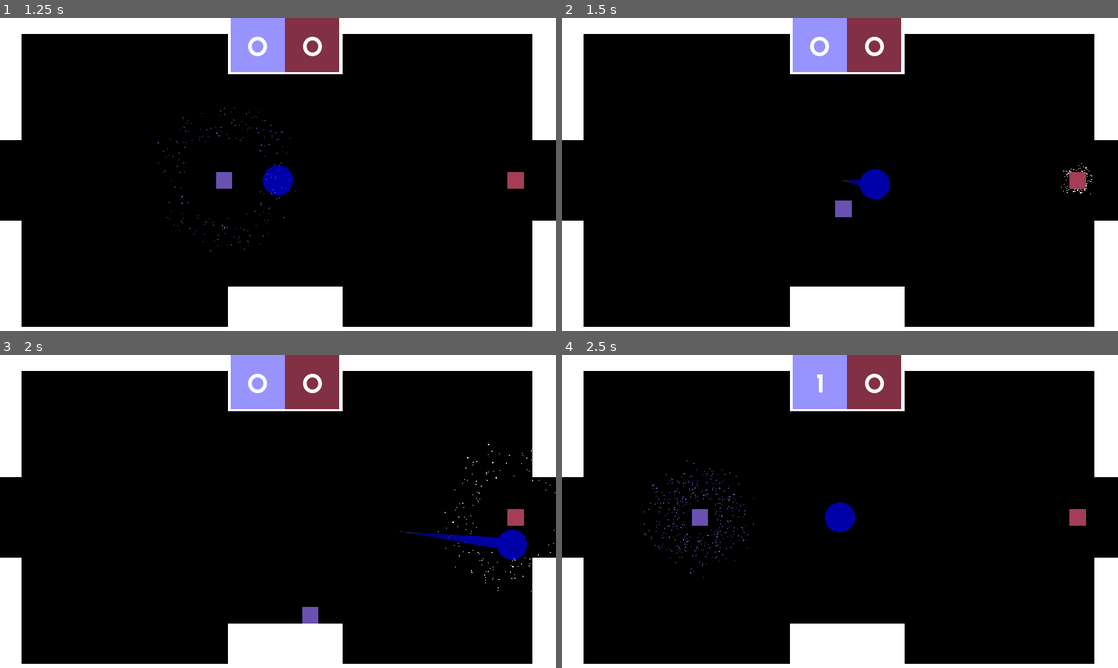
Above: before the commit, frames 1-4 (two rows, left to right).
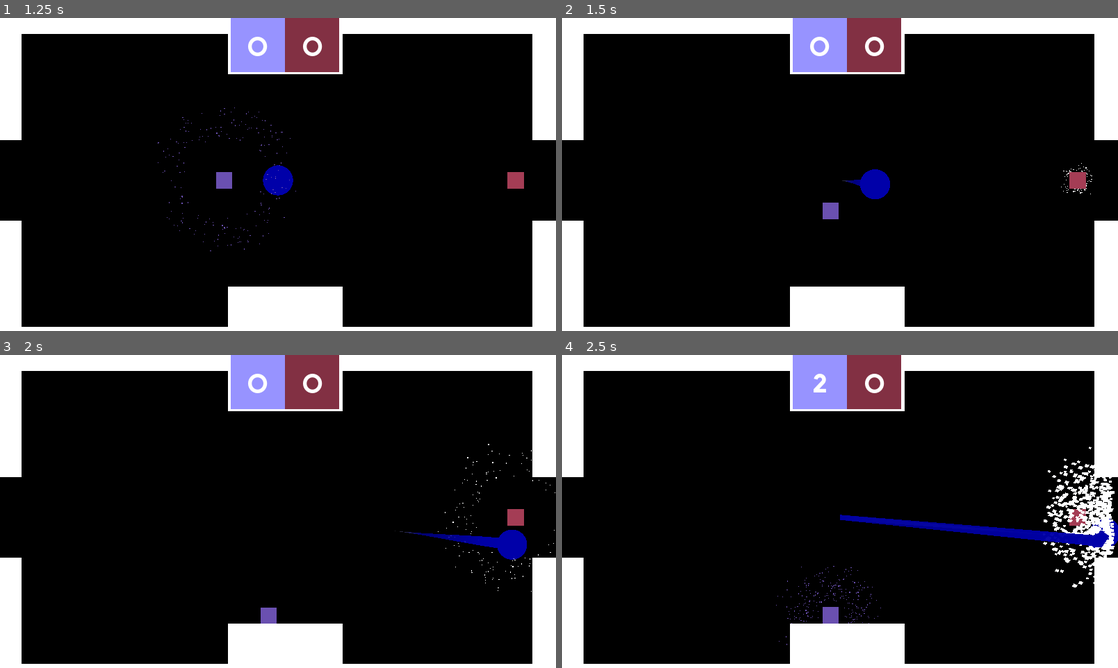
Above: after the commit, the same moments.

Repository: FavourAdekola/ProjectPONG
Game: Godot game, scene res://Scenes/World.tscn
The game is run twice, just before and just after one commit, with the same random seed, the same clock (stepped at 60 frames per second) and the same inputs. Sound files missing from this copy of the repository are replaced by a short silence.
Inputs:
- Up to frame 1 (1.25 s): tap Enter at 0.5 s; hold Right (ui_right) from 0.53 s (still down); tap Space (swing) at 0.6 s
- Up to frame 2 (1.5 s): release Right (ui_right) at 1.28 s; hold Down (ui_down) from 1.28 s (still down); tap F (swing2) at 1.35 s
- Up to frame 3 (2 s): keep holding Down (ui_down)
- Up to frame 4 (2.5 s): release Down (ui_down) at 2.03 s; hold Right (ui_right) from 2.03 s (still down); tap Space (swing) at 2.1 s

Frame 1 is identical in both runs. In frame 2, 0.3% of the frame differs, in the area x 46-53%, y 58-65%; in frame 3, 0.3%; in frame 4, 3.9%, in the area x 14-100%, y 5-93%.

Commit message:
Music Win and Extras

Diff:
--- a/Scenes/Menu.tscn
+++ b/Scenes/Menu.tscn
@@ -1,7 +1,8 @@
-[gd_scene load_steps=4 format=2]
+[gd_scene load_steps=5 format=2]
 
 [ext_resource path="res://Assets/fonts/bigs.tres" type="DynamicFont" id=1]
 [ext_resource path="res://Assets/fonts/smalls.tres" type="Theme" id=2]
+[ext_resource path="res://Scripts/Menu.gd" type="Script" id=3]
 
 [sub_resource type="Theme" id=1]
 default_font = ExtResource( 1 )
@@ -9,6 +10,7 @@
 [node name="Control" type="Control"]
 anchor_right = 1.0
 anchor_bottom = 1.0
+script = ExtResource( 3 )
 
 [node name="ColorRect" type="ColorRect" parent="."]
 anchor_right = 1.0
@@ -41,7 +43,7 @@
 size_flags_horizontal = 3
 size_flags_vertical = 3
 theme = ExtResource( 2 )
-text = "Extras "
+text = "About Game"
 
 [node name="quit_game" type="Button" parent="Container"]
 margin_top = 86.0
@@ -59,3 +61,7 @@
 text = "Project Table Tennis"
 align = 1
 valign = 1
+
+[connection signal="pressed" from="Container/start_game" to="." method="_on_start_game_pressed"]
+[connection signal="pressed" from="Container/Extra" to="." method="_on_Extra_pressed"]
+[connection signal="pressed" from="Container/quit_game" to="." method="_on_quit_game_pressed"]
--- a/Scenes/Player.tscn
+++ b/Scenes/Player.tscn
@@ -1,8 +1,10 @@
-[gd_scene load_steps=7 format=2]
+[gd_scene load_steps=9 format=2]
 
 [ext_resource path="res://Assets/box.png" type="Texture" id=1]
 [ext_resource path="res://Scripts/Player.gd" type="Script" id=2]
 [ext_resource path="res://Scenes/curveShot.tscn" type="PackedScene" id=3]
+[ext_resource path="res://Assets/hit.wav" type="AudioStream" id=4]
+[ext_resource path="res://Assets/curve.wav" type="AudioStream" id=5]
 
 [sub_resource type="RectangleShape2D" id=1]
 
@@ -54,6 +56,12 @@
 scale = Vector2( 0.04, 0.04 )
 texture = ExtResource( 1 )
 
+[node name="hit" type="AudioStreamPlayer" parent="."]
+stream = ExtResource( 4 )
+
+[node name="curve" type="AudioStreamPlayer" parent="."]
+stream = ExtResource( 5 )
+
 [connection signal="body_entered" from="Area2D" to="." method="_on_Area2D_body_entered"]
 
 [editable path="curveShot"]
--- a/Scenes/Player2.tscn
+++ b/Scenes/Player2.tscn
@@ -1,8 +1,10 @@
-[gd_scene load_steps=7 format=2]
+[gd_scene load_steps=9 format=2]
 
 [ext_resource path="res://Assets/box.png" type="Texture" id=1]
 [ext_resource path="res://Scripts/Player2.gd" type="Script" id=2]
 [ext_resource path="res://Scenes/curveShot.tscn" type="PackedScene" id=3]
+[ext_resource path="res://Assets/curve.wav" type="AudioStream" id=4]
+[ext_resource path="res://Assets/hit.wav" type="AudioStream" id=5]
 
 [sub_resource type="RectangleShape2D" id=1]
 
@@ -54,6 +56,12 @@
 scale = Vector2( 0.04, 0.04 )
 texture = ExtResource( 1 )
 
+[node name="hit" type="AudioStreamPlayer" parent="."]
+stream = ExtResource( 5 )
+
+[node name="curve" type="AudioStreamPlayer" parent="."]
+stream = ExtResource( 4 )
+
 [connection signal="body_entered" from="Area2D" to="." method="_on_Area2D_body_entered"]
 
 [editable path="curveShot"]
--- a/Scenes/World.tscn
+++ b/Scenes/World.tscn
@@ -8,6 +8,9 @@
 [ext_resource path="res://Scripts/ScoreBoard.gd" type="Script" id=6]
 [ext_resource path="res://Assets/fonts/bigs.tres" type="DynamicFont" id=7]
 [ext_resource path="res://Assets/fonts/smalls.tres" type="Theme" id=8]
+[ext_resource path="res://Scenes/goal.tscn" type="PackedScene" id=9]
+[ext_resource path="res://Scenes/camera.tscn" type="PackedScene" id=10]
+[ext_resource path="res://Assets/goal.wav" type="AudioStream" id=11]
 
 [sub_resource type="RectangleShape2D" id=1]
 extents = Vector2( 3.76923, 86 )
@@ -90,6 +93,10 @@
 position = Vector2( 5.53846, 312 )
 shape = SubResource( 1 )
 
+[node name="goal" parent="Walls/LWall/P1Score" instance=ExtResource( 9 )]
+position = Vector2( 9.30107, 306.884 )
+scale = Vector2( 0.3, 3 )
+
 [node name="walls" parent="Walls/LWall" instance=ExtResource( 4 )]
 position = Vector2( 10, 113 )
 scale = Vector2( 1, 11.28 )
@@ -128,6 +135,10 @@
 collision_layer = 4
 collision_mask = 4
 
+[node name="goal" parent="Walls/RWall/P2Score" instance=ExtResource( 9 )]
+position = Vector2( 2.46942, 303.928 )
+scale = Vector2( -0.3, 3 )
+
 [node name="walls" parent="Walls/RWall" instance=ExtResource( 4 )]
 position = Vector2( 10, 113 )
 scale = Vector2( 1, 11.28 )
@@ -166,6 +177,16 @@
 collision_layer = 5
 collision_mask = 5
 
+[node name="walls3" parent="Walls" instance=ExtResource( 4 )]
+visible = false
+position = Vector2( 520, 300 )
+scale = Vector2( 1, 40 )
+collision_layer = 4
+collision_mask = 4
+
+[node name="goal" type="AudioStreamPlayer" parent="Walls"]
+stream = ExtResource( 11 )
+
 [node name="ball" parent="." instance=ExtResource( 1 )]
 position = Vector2( 512, 300 )
 collision_mask = 3
@@ -185,5 +206,8 @@
 collision_layer = 6
 collision_mask = 5
 
+[node name="camera" parent="." instance=ExtResource( 10 )]
+current = true
+
 [connection signal="body_entered" from="Walls/LWall/P1Score" to="Walls" method="_on_P1Score_body_entered"]
 [connection signal="body_entered" from="Walls/RWall/P2Score" to="Walls" method="_on_P2Score_body_entered"]
--- a/Scenes/ball.tscn
+++ b/Scenes/ball.tscn
@@ -47,3 +47,7 @@
 script = ExtResource( 3 )
 targetPath = NodePath("../..")
 trailLength = 20
+
+[node name="Timer" type="Timer" parent="."]
+
+[connection signal="timeout" from="Timer" to="." method="_on_Timer_timeout"]
--- /dev/null
+++ b/Scenes/camera.tscn
@@ -0,0 +1,20 @@
+[gd_scene load_steps=3 format=2]
+
+[ext_resource path="res://Scripts/ScreenShake.gd" type="Script" id=1]
+[ext_resource path="res://Scripts/camera.gd" type="Script" id=2]
+
+[node name="camera" type="Camera2D"]
+anchor_mode = 0
+script = ExtResource( 2 )
+
+[node name="ScreenShake" type="Node" parent="."]
+script = ExtResource( 1 )
+
+[node name="Tween" type="Tween" parent="ScreenShake"]
+
+[node name="Frequency" type="Timer" parent="ScreenShake/Tween"]
+
+[node name="Duration" type="Timer" parent="ScreenShake/Tween"]
+
+[connection signal="timeout" from="ScreenShake/Tween/Frequency" to="ScreenShake" method="_on_Frequency_timeout"]
+[connection signal="timeout" from="ScreenShake/Tween/Duration" to="ScreenShake" method="_on_Duration_timeout"]
--- /dev/null
+++ b/Scenes/gameControl.tscn
@@ -0,0 +1,16 @@
+[gd_scene load_steps=3 format=2]
+
+[ext_resource path="res://Scripts/gameControl.gd" type="Script" id=1]
+[ext_resource path="res://Assets/2022-03-26 14-33-48.wav" type="AudioStream" id=2]
+
+[node name="Node" type="Node"]
+script = ExtResource( 1 )
+
+[node name="Timer" type="Timer" parent="."]
+
+[node name="music" type="AudioStreamPlayer" parent="."]
+stream = ExtResource( 2 )
+volume_db = 5.0
+
+[connection signal="timeout" from="Timer" to="." method="_on_Timer_timeout"]
+[connection signal="finished" from="music" to="." method="_on_music_finished"]
--- /dev/null
+++ b/Scenes/gameSelect.tscn
@@ -0,0 +1,105 @@
+[gd_scene load_steps=7 format=2]
+
+[ext_resource path="res://Assets/skull.png" type="Texture" id=1]
+[ext_resource path="res://Assets/7.png" type="Texture" id=2]
+[ext_resource path="res://Assets/5.png" type="Texture" id=3]
+[ext_resource path="res://Assets/fonts/bigs.tres" type="DynamicFont" id=4]
+[ext_resource path="res://Assets/fonts/smalls.tres" type="Theme" id=5]
+[ext_resource path="res://Scripts/gameSelect.gd" type="Script" id=6]
+
+[node name="Control" type="Control"]
+anchor_right = 1.0
+anchor_bottom = 1.0
+script = ExtResource( 6 )
+
+[node name="ColorRect" type="ColorRect" parent="."]
+anchor_right = 1.0
+anchor_bottom = 1.0
+color = Color( 0, 0, 0, 1 )
+
+[node name="VBoxContainer" type="VBoxContainer" parent="."]
+anchor_left = 0.5
+anchor_top = 0.5
+anchor_right = 0.5
+anchor_bottom = 0.5
+margin_left = -470.0
+margin_top = -525.0
+margin_right = 470.0
+margin_bottom = 600.0
+rect_scale = Vector2( 0.3, 0.3 )
+rect_pivot_offset = Vector2( 470, 600 )
+custom_constants/separation = 200
+alignment = 1
+
+[node name="HBoxContainer" type="HBoxContainer" parent="VBoxContainer"]
+margin_top = 4.0
+margin_right = 1040.0
+margin_bottom = 462.0
+custom_constants/separation = 300
+alignment = 1
+
+[node name="five" type="Button" parent="VBoxContainer/HBoxContainer"]
+margin_right = 370.0
+margin_bottom = 458.0
+icon = ExtResource( 3 )
+
+[node name="seven" type="Button" parent="VBoxContainer/HBoxContainer"]
+margin_left = 670.0
+margin_right = 1040.0
+margin_bottom = 458.0
+icon = ExtResource( 2 )
+
+[node name="HBoxContainer2" type="HBoxContainer" parent="VBoxContainer"]
+margin_top = 662.0
+margin_right = 1040.0
+margin_bottom = 1120.0
+alignment = 1
+
+[node name="Quit" type="Button" parent="VBoxContainer/HBoxContainer2"]
+margin_left = 335.0
+margin_right = 705.0
+margin_bottom = 458.0
+rect_pivot_offset = Vector2( 200, 250 )
+icon = ExtResource( 1 )
+
+[node name="Title" type="Label" parent="."]
+anchor_left = 0.5
+anchor_right = 0.5
+margin_left = -250.0
+margin_top = 50.0
+margin_right = 250.0
+margin_bottom = 70.0
+rect_pivot_offset = Vector2( 250, 35 )
+theme = ExtResource( 5 )
+custom_fonts/font = ExtResource( 4 )
+text = "Choose GameMode"
+align = 1
+valign = 3
+
+[node name="firstToFive" type="Label" parent="."]
+margin_left = 343.0
+margin_top = 159.0
+margin_right = 506.0
+margin_bottom = 192.0
+theme = ExtResource( 5 )
+text = "First To Five"
+
+[node name="firstToSeven" type="Label" parent="."]
+margin_left = 538.0
+margin_top = 161.0
+margin_right = 726.0
+margin_bottom = 194.0
+theme = ExtResource( 5 )
+text = "First To Seven"
+
+[node name="Label" type="Label" parent="."]
+margin_left = 428.0
+margin_top = 359.0
+margin_right = 625.0
+margin_bottom = 392.0
+theme = ExtResource( 5 )
+text = "Test Your Will"
+
+[connection signal="pressed" from="VBoxContainer/HBoxContainer/five" to="." method="_on_five_pressed"]
+[connection signal="pressed" from="VBoxContainer/HBoxContainer/seven" to="." method="_on_seven_pressed"]
+[connection signal="pressed" from="VBoxContainer/HBoxContainer2/Quit" to="." method="_on_Quit_pressed"]
--- /dev/null
+++ b/Scenes/goal.tscn
@@ -0,0 +1,24 @@
+[gd_scene load_steps=2 format=2]
+
+[sub_resource type="ParticlesMaterial" id=1]
+lifetime_randomness = 1.0
+emission_shape = 2
+emission_box_extents = Vector3( 1, 20, 1 )
+flag_disable_z = true
+spread = 85.59
+gravity = Vector3( 0, 0, 0 )
+initial_velocity = 80.0
+angular_velocity = 80.0
+orbit_velocity = 0.0
+orbit_velocity_random = 0.0
+scale = 2.0
+scale_random = 1.0
+
+[node name="goal" type="Node2D"]
+
+[node name="Particles2D" type="Particles2D" parent="."]
+emitting = false
+amount = 800
+one_shot = true
+explosiveness = 0.63
+process_material = SubResource( 1 )
--- /dev/null
+++ b/Scenes/winScreen.tscn
@@ -0,0 +1,59 @@
+[gd_scene load_steps=5 format=2]
+
+[ext_resource path="res://Assets/fonts/MomcakeBold-WyonA.otf" type="DynamicFontData" id=1]
+[ext_resource path="res://Assets/fonts/smalls.tres" type="Theme" id=2]
+[ext_resource path="res://Scripts/winScreen.gd" type="Script" id=3]
+
+[sub_resource type="DynamicFont" id=1]
+size = 128
+font_data = ExtResource( 1 )
+
+[node name="Control" type="Control"]
+anchor_right = 1.0
+anchor_bottom = 1.0
+script = ExtResource( 3 )
+
+[node name="ColorRect" type="ColorRect" parent="."]
+anchor_right = 1.0
+anchor_bottom = 1.0
+color = Color( 0, 0, 0, 1 )
+
+[node name="Label" type="Label" parent="ColorRect"]
+margin_left = 177.0
+margin_top = 58.0
+margin_right = 868.0
+margin_bottom = 187.0
+theme = ExtResource( 2 )
+custom_fonts/font = SubResource( 1 )
+text = "PLAYER 1 WON"
+align = 1
+valign = 1
+
+[node name="VBoxContainer" type="VBoxContainer" parent="."]
+anchor_left = 0.5
+anchor_top = 0.5
+anchor_right = 0.5
+anchor_bottom = 0.5
+margin_left = -100.0
+margin_right = 100.0
+margin_bottom = 75.0
+rect_scale = Vector2( 1.5, 1.5 )
+rect_pivot_offset = Vector2( 100, 75 )
+custom_constants/separation = 50
+alignment = 1
+
+[node name="restart" type="Button" parent="VBoxContainer"]
+margin_right = 200.0
+margin_bottom = 39.0
+theme = ExtResource( 2 )
+text = "RESTART GAME"
+
+[node name="quit" type="Button" parent="VBoxContainer"]
+margin_top = 89.0
+margin_right = 200.0
+margin_bottom = 128.0
+theme = ExtResource( 2 )
+text = "QUIT TO MENU"
+
+[connection signal="pressed" from="VBoxContainer/restart" to="." method="_on_restart_pressed"]
+[connection signal="pressed" from="VBoxContainer/quit" to="." method="_on_quit_pressed"]
--- a/Scripts/Goals.gd
+++ b/Scripts/Goals.gd
@@ -2,10 +2,13 @@
 
 onready var p1Goal = $LWall/P1Score
 onready var p2Goal = $RWall/P2Score
+onready var camera = get_parent().get_node("camera")
 
 func _on_P1Score_body_entered(body):
 	if body.name == "ball":
-		print("ballin")
+		$goal.play()
+		camera.small_shake()
+		$LWall/P1Score/goal/Particles2D.set_emitting(true)
 		GameControl.p2_score += 1
 		body.reset_pos("p2")
 		body.global_position = Vector2(512,300)
@@ -13,7 +16,9 @@
 
 func _on_P2Score_body_entered(body):
 	if body.name == "ball":
-		print("ballin")
+		camera.small_shake()
+		$goal.play()
+		$RWall/P2Score/goal/Particles2D.set_emitting(true)
 		GameControl.p1_score += 1
 		body.reset_pos("p1")
 		body.global_position = Vector2(512,300)
--- /dev/null
+++ b/Scripts/Menu.gd
@@ -0,0 +1,14 @@
+extends Control
+
+
+
+func _on_start_game_pressed():
+	get_tree().change_scene("res://Scenes/gameSelect.tscn")
+
+
+func _on_Extra_pressed():
+	get_tree().change_scene()
+
+
+func _on_quit_game_pressed():
+	get_tree().quit()
--- a/Scripts/Player.gd
+++ b/Scripts/Player.gd
@@ -44,8 +44,10 @@
 
 func _on_Area2D_body_entered(body):
 	if body.name == "ball" and !canCurve:
+		$curve.play()
 		if mov_direction.y > 0:
 			body.add_force(Vector2(0,body.global_position.y - global_position.y * 10),Vector2(0,body.global_position.y - global_position.y * 10))
 		if mov_direction.y <= 0:
 			body.add_force(Vector2(0,body.global_position.y - global_position.y * 10),Vector2(0,body.global_position.y - global_position.y * -10))
-		print("HIT")
+	elif body.name == "ball":
+		$hit.play()
--- a/Scripts/Player2.gd
+++ b/Scripts/Player2.gd
@@ -44,8 +44,10 @@
 
 func _on_Area2D_body_entered(body):
 	if body.name == "ball" and !canCurve:
+		$curve.play()
 		if mov_direction.y > 0:
 			body.add_force(Vector2(0,body.global_position.y - global_position.y * 10),Vector2(0,body.global_position.y - global_position.y * 10))
 		if mov_direction.y <= 0:
 			body.add_force(Vector2(0,body.global_position.y - global_position.y * 10),Vector2(0,body.global_position.y - global_position.y * -10))
-		print("HIT")
+	elif body.name == "ball":
+		$hit.play()
--- a/Scripts/ScoreBoard.gd
+++ b/Scripts/ScoreBoard.gd
@@ -4,5 +4,9 @@
 onready var blue = $ColorRect/Label
 
 func _process(_delta):
-	red.text = str(GameControl.p2_score)
-	blue.text = str(GameControl.p1_score)
+	if GameControl.bestOf != 9999:
+		red.text = str(GameControl.p2_score)
+		blue.text = str(GameControl.p1_score)
+	else:
+		red.text = "-"
+		blue.text = "-"
--- /dev/null
+++ b/Scripts/ScreenShake.gd
@@ -0,0 +1,44 @@
+extends Node
+
+const TRANS = Tween.TRANS_SINE
+const EASE = Tween.EASE_IN_OUT
+
+var amplitude = 0
+var priority = 0
+
+
+onready var camera = get_parent()
+
+func start(duration = 0.2, frequency = 15, amplitude = 16, priority = 0):
+	if (priority >= self.priority):
+		self.priority = priority
+		self.amplitude = amplitude
+
+		$Tween/Duration.wait_time = duration
+		$Tween/Frequency.wait_time = 1 / float(frequency)
+		$Tween/Duration.start()
+		$Tween/Frequency.start()
+
+		_new_shake()
+
+func _new_shake():
+	var rand = Vector2()
+	rand.x = rand_range(-amplitude, amplitude)
+	rand.y = rand_range(-amplitude, amplitude)
+
+	$Tween.interpolate_property(camera, "offset", camera.offset, rand, $Tween/Frequency.wait_time, TRANS, EASE)
+	$Tween.start()
+
+func _reset():
+	$Tween.interpolate_property(camera, "offset", camera.offset, Vector2(), $Tween/Frequency.wait_time, TRANS, EASE)
+	$Tween.start()
+
+	priority = 0
+
+func _on_Frequency_timeout():
+	_new_shake()
+
+
+func _on_Duration_timeout():
+	_reset()
+	$Tween/Frequency.stop()
--- a/Scripts/ball.gd
+++ b/Scripts/ball.gd
@@ -20,7 +20,7 @@
 		set_applied_force(Vector2(0,0))
 
 func reset_pos(player):
-	get_tree().change_scene("res://Scenes/World.tscn")
+	$Timer.start(1)
 	match player:
 		"p1":
 			set_applied_force(Vector2(-10,0))
@@ -31,3 +31,7 @@
 			set_applied_force(Vector2(10,0))
 			moving = false
 			pass
+
+
+func _on_Timer_timeout():
+	get_tree().change_scene("res://Scenes/World.tscn")
--- /dev/null
+++ b/Scripts/camera.gd
@@ -0,0 +1,4 @@
+extends Camera2D
+
+func small_shake():
+	$ScreenShake.start(0.2,15,8,0)
--- a/Scripts/gameControl.gd
+++ b/Scripts/gameControl.gd
@@ -1,8 +1,14 @@
 extends Node
+
+onready var timer = $Timer
 
 var p1_score = 0
 var bestOf = 3
 var p2_score = 0
+var winner
+
+func _ready():
+	$music.play(1.7)
 
 func restart_game():
 	p1_score = 0
@@ -11,16 +17,24 @@
 
 
 func _physics_process(_delta):
-	if p1_score >= bestOf:
-		game_won("p1")
-		restart_game()
-	if p2_score >= bestOf:
-		game_won("p2")
-		restart_game()
+	if bestOf != 9999:
+		if p1_score >= bestOf:
+			game_won("p1")
+			restart_game()
+		if p2_score >= bestOf:
+			game_won("p2")
+			restart_game()
 
 func game_won(player):
-	match player:
-		"p1":
-			pass
-		"p2":
-			pass
+	timer.start(0.4)
+	winner = player
+
+
+
+func _on_Timer_timeout():
+	get_tree().change_scene("res://Scenes/winScreen.tscn")
+	timer.stop()
+
+
+func _on_music_finished():
+	$music.play(1.7)
--- /dev/null
+++ b/Scripts/gameSelect.gd
@@ -0,0 +1,16 @@
+extends Control
+
+
+func _on_five_pressed():
+	GameControl.bestOf = 5
+	get_tree().change_scene("res://Scenes/World.tscn")
+
+
+func _on_seven_pressed():
+	GameControl.bestOf = 7
+	get_tree().change_scene("res://Scenes/World.tscn")
+
+
+func _on_Quit_pressed():
+	GameControl.bestOf = 9999
+	get_tree().change_scene("res://Scenes/World.tscn")
--- /dev/null
+++ b/Scripts/winScreen.gd
@@ -0,0 +1,19 @@
+extends Control
+
+onready var label = $ColorRect/Label
+
+func _ready():
+	match GameControl.winner:
+		"p1":
+			label.text = "Player 1 Won"
+			pass
+		"p2":
+			label.text = "Player 2 Won"
+			pass
+
+func _on_restart_pressed():
+	get_tree().change_scene("res://Scenes/World.tscn")
+
+
+func _on_quit_pressed():
+	get_tree().change_scene("res://Scenes/Menu.tscn")
--- a/project.godot
+++ b/project.godot
@@ -16,7 +16,7 @@
 
 [autoload]
 
-GameControl="*res://Scripts/gameControl.gd"
+GameControl="*res://Scenes/gameControl.tscn"
 
 [display]
 
@@ -25,34 +25,70 @@
 
 [input]
 
+ui_left={
+"deadzone": 0.5,
+"events": [ Object(InputEventKey,"resource_local_to_scene":false,"resource_name":"","device":0,"alt":false,"shift":false,"control":false,"meta":false,"command":false,"pressed":false,"scancode":16777231,"physical_scancode":0,"unicode":0,"echo":false,"script":null)
+, Object(InputEventJoypadButton,"resource_local_to_scene":false,"resource_name":"","device":0,"button_index":14,"pressure":0.0,"pressed":false,"script":null)
+, Object(InputEventJoypadMotion,"resource_local_to_scene":false,"resource_name":"","device":0,"axis":0,"axis_value":-1.0,"script":null)
+ ]
+}
+ui_right={
+"deadzone": 0.5,
+"events": [ Object(InputEventKey,"resource_local_to_scene":false,"resource_name":"","device":0,"alt":false,"shift":false,"control":false,"meta":false,"command":false,"pressed":false,"scancode":16777233,"physical_scancode":0,"unicode":0,"echo":false,"script":null)
+, Object(InputEventJoypadButton,"resource_local_to_scene":false,"resource_name":"","device":0,"button_index":15,"pressure":0.0,"pressed":false,"script":null)
+, Object(InputEventJoypadMotion,"resource_local_to_scene":false,"resource_name":"","device":0,"axis":0,"axis_value":1.0,"script":null)
+ ]
+}
+ui_up={
+"deadzone": 0.5,
+"events": [ Object(InputEventKey,"resource_local_to_scene":false,"resource_name":"","device":0,"alt":false,"shift":false,"control":false,"meta":false,"command":false,"pressed":false,"scancode":16777232,"physical_scancode":0,"unicode":0,"echo":false,"script":null)
+, Object(InputEventJoypadButton,"resource_local_to_scene":false,"resource_name":"","device":0,"button_index":12,"pressure":0.0,"pressed":false,"script":null)
+, Object(InputEventJoypadMotion,"resource_local_to_scene":false,"resource_name":"","device":0,"axis":1,"axis_value":-1.0,"script":null)
+ ]
+}
+ui_down={
+"deadzone": 0.5,
+"events": [ Object(InputEventKey,"resource_local_to_scene":false,"resource_name":"","device":0,"alt":false,"shift":false,"control":false,"meta":false,"command":false,"pressed":false,"scancode":16777234,"physical_scancode":0,"unicode":0,"echo":false,"script":null)
+, Object(InputEventJoypadButton,"resource_local_to_scene":false,"resource_name":"","device":0,"button_index":13,"pressure":0.0,"pressed":false,"script":null)
+, Object(InputEventJoypadMotion,"resource_local_to_scene":false,"resource_name":"","device":0,"axis":1,"axis_value":1.0,"script":null)
+ ]
+}
 swing={
 "deadzone": 0.5,
 "events": [ Object(InputEventKey,"resource_local_to_scene":false,"resource_name":"","device":0,"alt":false,"shift":false,"control":false,"meta":false,"command":false,"pressed":false,"scancode":32,"physical_scancode":0,"unicode":0,"echo":false,"script":null)
+, Object(InputEventJoypadButton,"resource_local_to_scene":false,"resource_name":"","device":0,"button_index":7,"pressure":0.0,"pressed":false,"script":null)
+, Object(InputEventJoypadButton,"resource_local_to_scene":false,"resource_name":"","device":0,"button_index":6,"pressure":0.0,"pressed":false,"script":null)
  ]
 }
 move_up={
 "deadzone": 0.5,
 "events": [ Object(InputEventKey,"resource_local_to_scene":false,"resource_name":"","device":0,"alt":false,"shift":false,"control":false,"meta":false,"command":false,"pressed":false,"scancode":87,"physical_scancode":0,"unicode":0,"echo":false,"script":null)
+, Object(InputEventJoypadMotion,"resource_local_to_scene":false,"resource_name":"","device":1,"axis":1,"axis_value":-1.0,"script":null)
  ]
 }
 move_down={
 "deadzone": 0.5,
 "events": [ Object(InputEventKey,"resource_local_to_scene":false,"resource_name":"","device":0,"alt":false,"shift":false,"control":false,"meta":false,"command":false,"pressed":false,"scancode":83,"physical_scancode":0,"unicode":0,"echo":false,"script":null)
+, Object(InputEventJoypadMotion,"resource_local_to_scene":false,"resource_name":"","device":1,"axis":1,"axis_value":1.0,"script":null)
  ]
 }
 move_left={
 "deadzone": 0.5,
 "events": [ Object(InputEventKey,"resource_local_to_scene":false,"resource_name":"","device":0,"alt":false,"shift":false,"control":false,"meta":false,"command":false,"pressed":false,"scancode":65,"physical_scancode":0,"unicode":0,"echo":false,"script":null)
+, Object(InputEventJoypadMotion,"resource_local_to_scene":false,"resource_name":"","device":1,"axis":0,"axis_value":-1.0,"script":null)
  ]
 }
 move_right={
 "deadzone": 0.5,
 "events": [ Object(InputEventKey,"resource_local_to_scene":false,"resource_name":"","device":0,"alt":false,"shift":false,"control":false,"meta":false,"command":false,"pressed":false,"scancode":68,"physical_scancode":0,"unicode":0,"echo":false,"script":null)
+, Object(InputEventJoypadMotion,"resource_local_to_scene":false,"resource_name":"","device":1,"axis":0,"axis_value":1.0,"script":null)
  ]
 }
 swing2={
 "deadzone": 0.5,
 "events": [ Object(InputEventKey,"resource_local_to_scene":false,"resource_name":"","device":0,"alt":false,"shift":false,"control":false,"meta":false,"command":false,"pressed":false,"scancode":70,"physical_scancode":0,"unicode":0,"echo":false,"script":null)
+, Object(InputEventJoypadButton,"resource_local_to_scene":false,"resource_name":"","device":1,"button_index":7,"pressure":0.0,"pressed":false,"script":null)
+, Object(InputEventJoypadButton,"resource_local_to_scene":false,"resource_name":"","device":1,"button_index":6,"pressure":0.0,"pressed":false,"script":null)
  ]
 }
 
Not shown, added: Assets/2022-03-26 14-33-48.wav.import
Binary file added: Assets/5.png
Not shown, added: Assets/5.png.import
Binary file added: Assets/7.png
Not shown, added: Assets/7.png.import
Not shown, added: Assets/curve.wav.import
Binary file added: Assets/darkenedskull.png
Not shown, added: Assets/darkenedskull.png.import
Not shown, added: Assets/goal.wav.import
Not shown, added: Assets/hit.wav.import
Binary file added: Assets/skull.png
Not shown, added: Assets/skull.png.import
(and 5 more such lines)
